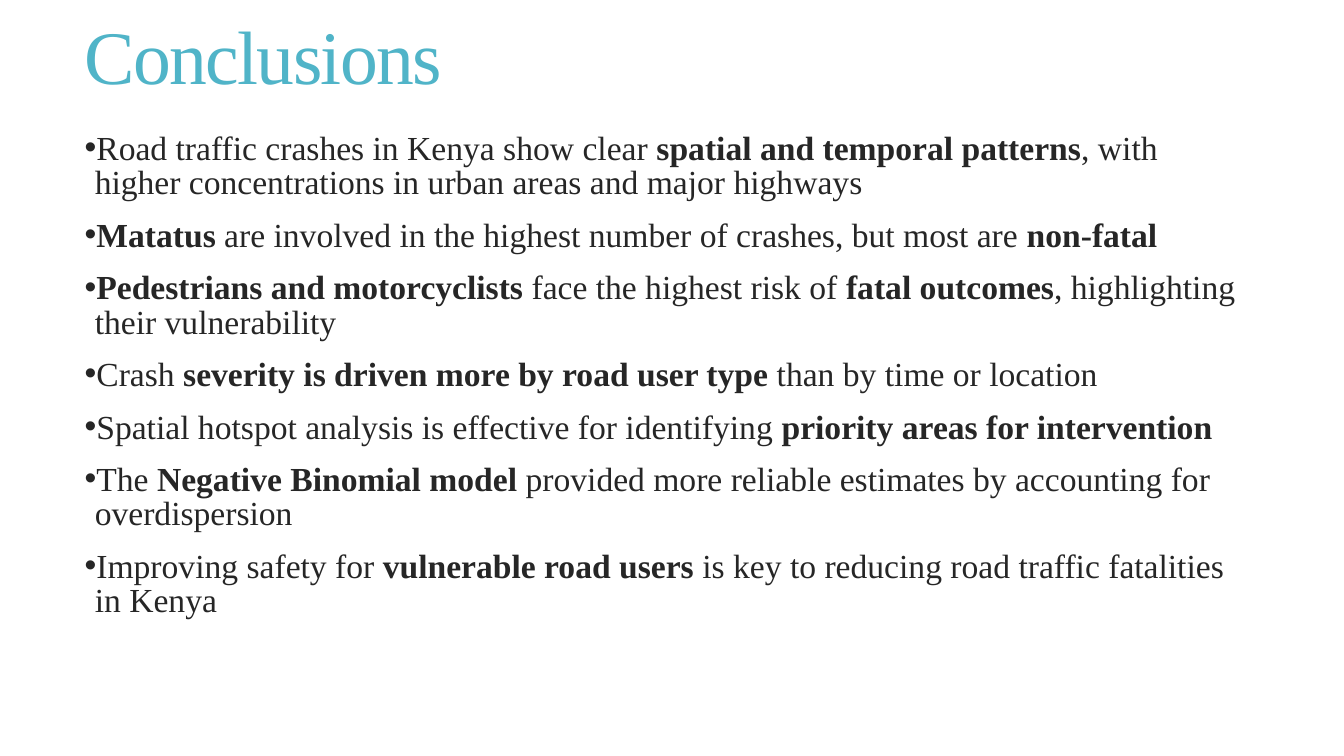
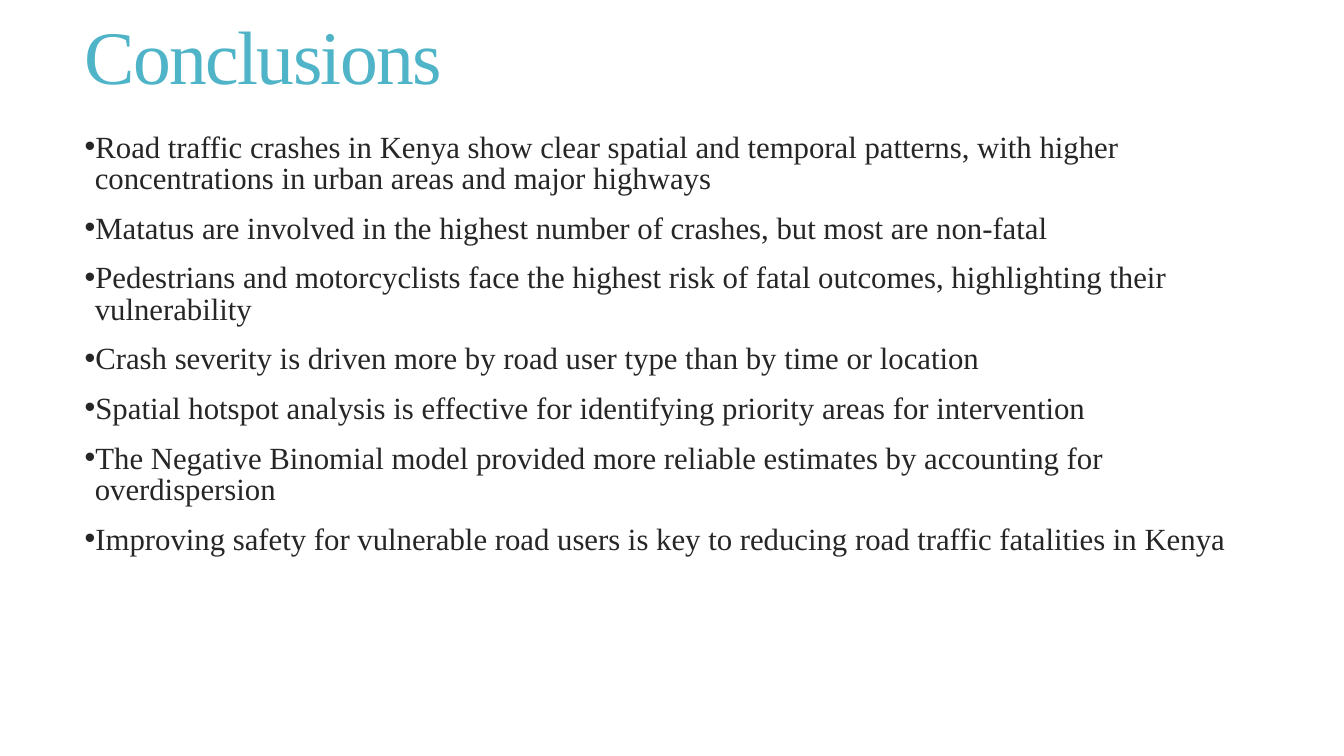
Before and after one commit to lornakendi/road_accidents_proj, a slide deck: slide 22 of report_n_presentation/Spatio-Temporal Analysis of Road Traffic Crashes in Kenya.pptx (slide 21 before the commit). Drawn at 1344x756 pixels with LibreOffice and Linux fonts; fonts in the diff are those of the drawing. Boxes give left, top, right and bottom in pixels: in the first picture for what was removed or moved away, otherwise in the second. Text is boxed around its words. In the diff, an @@ line names an element or a change of style, - is before the commit and + after.

```diff
--- a/report_n_presentation/Spatio-Temporal Analysis of Road Traffic Crashes in Kenya.pptx
+++ b/report_n_presentation/Spatio-Temporal Analysis of Road Traffic Crashes in Kenya.pptx
@@ text "Road traffic crashes in Kenya ..." at (95, 136, 1225, 556): size 24 to 22 pt; bold off in "spatial and temporal patterns,", "Matatus non‑fatal", "Pedestrians and motorcyclists fatal outcomes,", "severity is driven more by road user ..." and 3 more places @@
```
Also in this commit, not shown: 6 other slides changed, 1 slide added, 1 other file.
